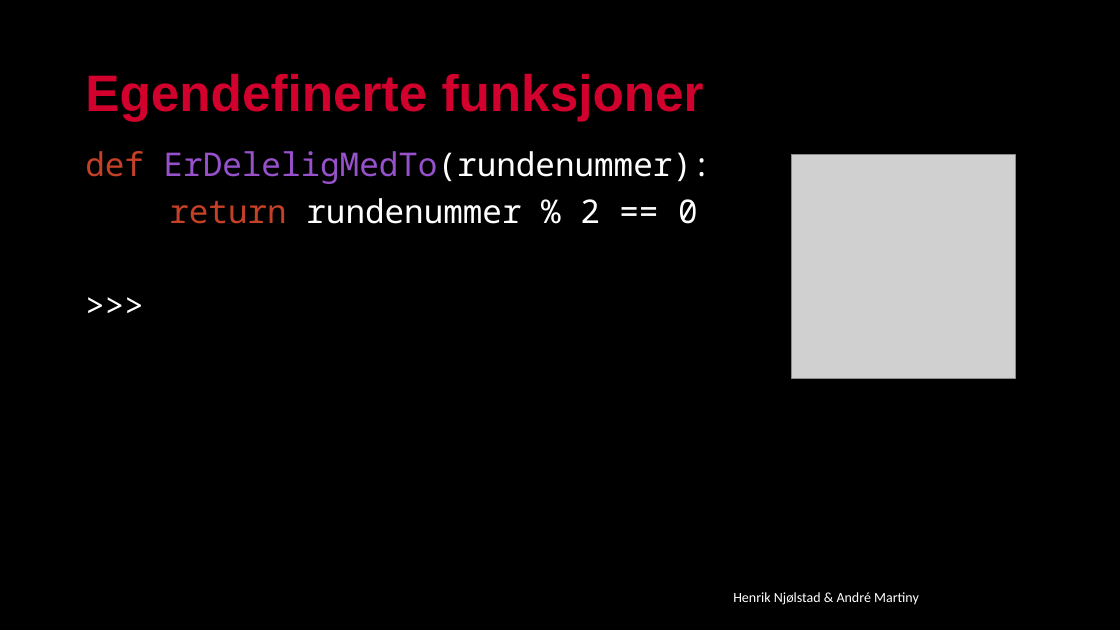
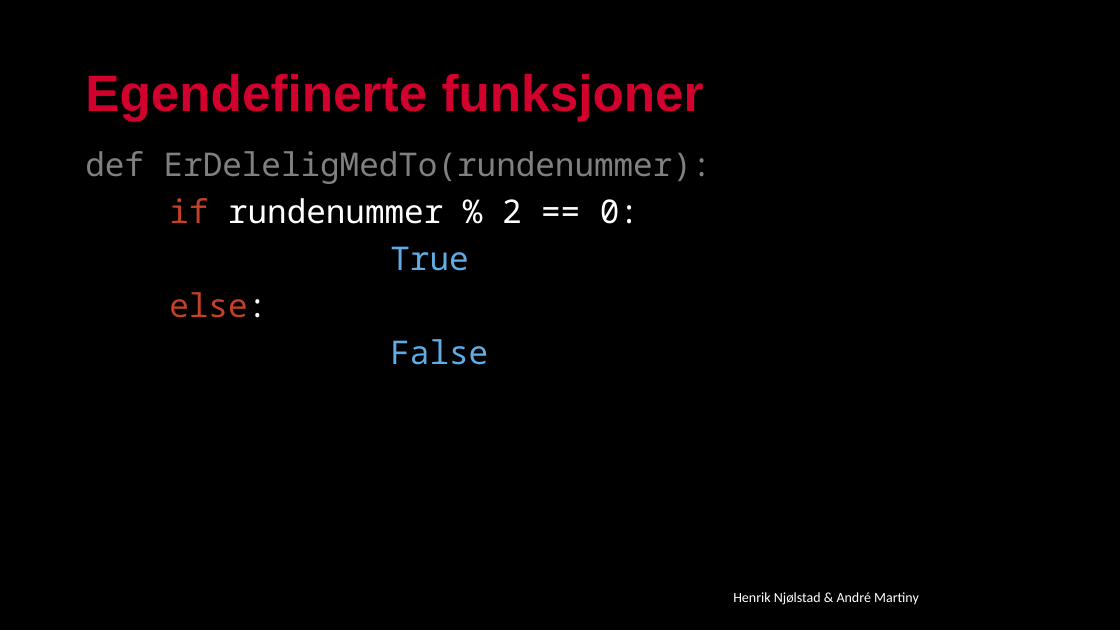
Before and after one commit to kodelaben/kodelaben.github.io, a slide deck: slide 17 of _drafts/Oppgaver/Workshop/Workshop_2PP.pptx. Drawn at 1120x630 pixels with LibreOffice and Linux fonts; fonts in the diff are those of the drawing; grey boxes stand for pictures; background and template pictures are left out. Boxes give left, top, right and bottom in pixels: in the first picture for what was removed or moved away, otherwise in the second. Text is boxed around its words. In the diff, an @@ line names an element or a change of style, - is before the commit and + after.

```diff
--- a/_drafts/Oppgaver/Workshop/Workshop_2PP.pptx
+++ b/_drafts/Oppgaver/Workshop/Workshop_2PP.pptx
@@ text at [85, 151, 712, 184]: text colour #C44026 to #808080 in "def"; text colour #9751CB to #808080, text colour #FFFFFF to #808080 in "ErDeleligMedTo(rundenummer):" @@
@@ picture removed at [791, 155, 1016, 379] @@
@@ text at [169, 198, 639, 365]: text changed @@
-return rundenummer % 2 == 0
->>>
+if rundenummer % 2 == 0:
+True
+else:
+False
```
Also in this commit, not shown: 9 other slides changed.
